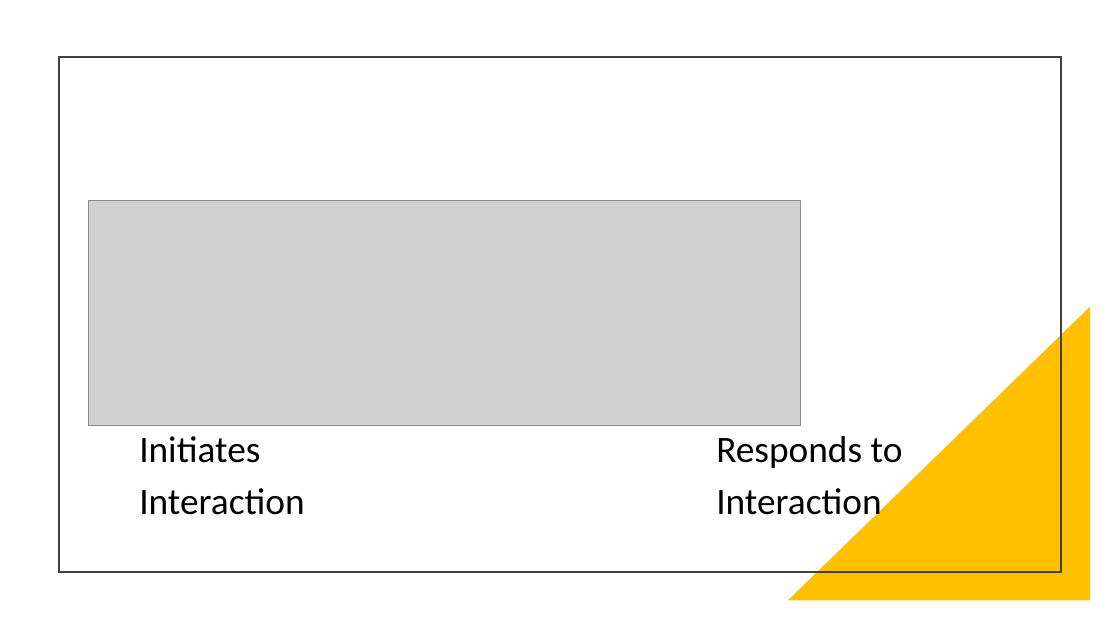
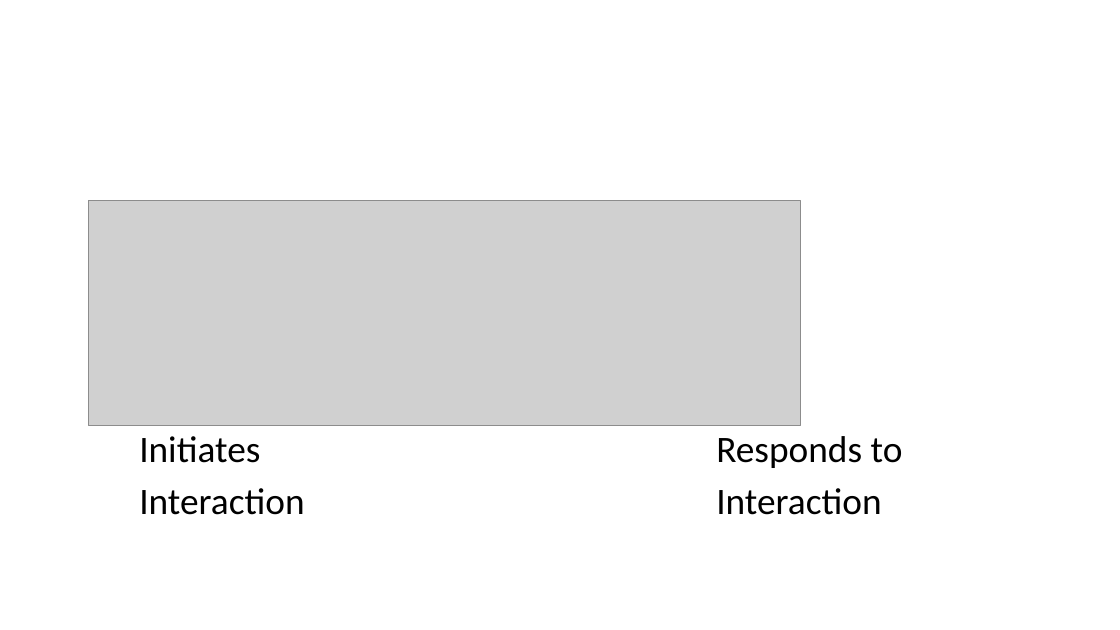
Before and after one commit to cwoodruff/aspnet-5-web-api-workshop, a slide deck: slide 16 of module-1/01-02 What is REST/01-02 What is REST.pptx (slide 5 before the commit). Drawn at 1120x630 pixels with LibreOffice and Linux fonts; fonts in the diff are those of the drawing; grey boxes stand for pictures. Boxes give left, top, right and bottom in pixels: in the first picture for what was removed or moved away, otherwise in the second. Text is boxed around its words. In the diff, an @@ line names an element or a change of style, - is before the commit and + after.

```diff
--- a/module-1/01-02 What is REST/01-02 What is REST.pptx
+++ b/module-1/01-02 What is REST/01-02 What is REST.pptx
@@ rectangle removed at (59, 57, 1061, 572) @@
@@ right triangle removed at (788, 307, 1091, 601) @@
```
Also in this commit, not shown: 1 other file.
